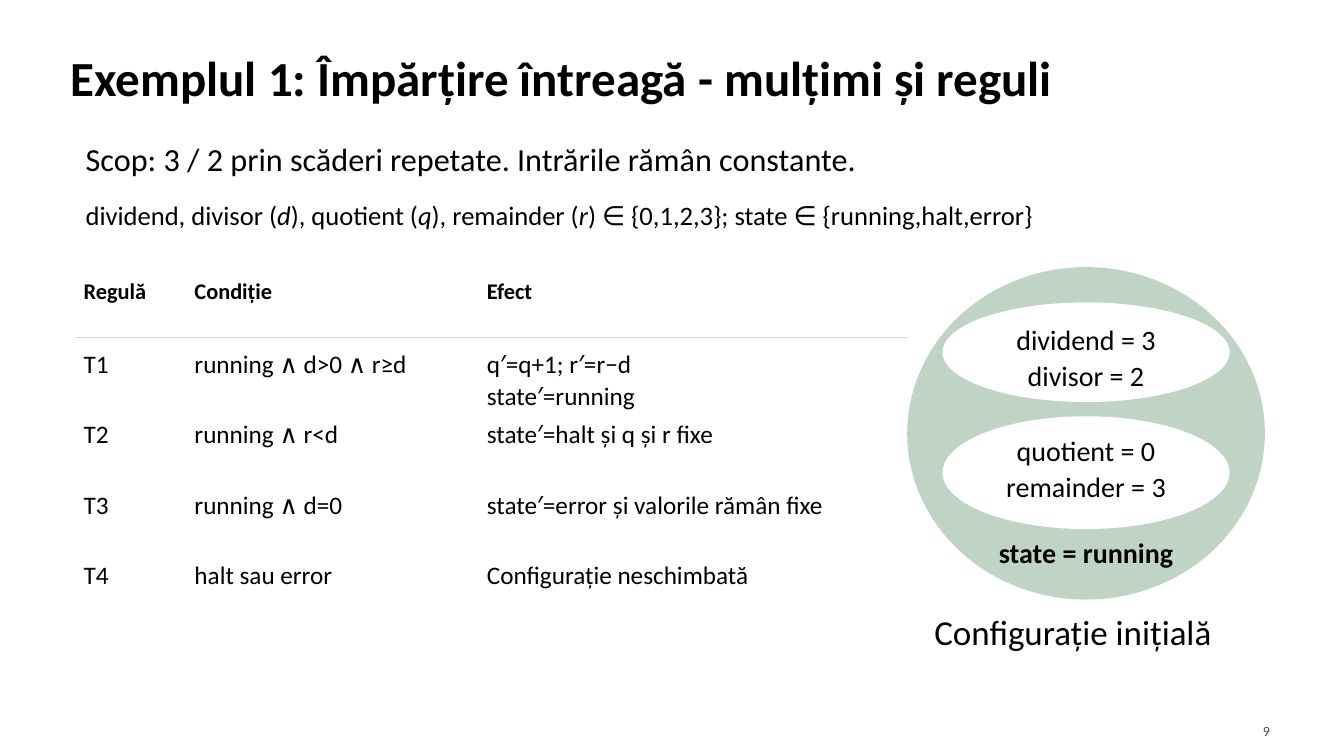
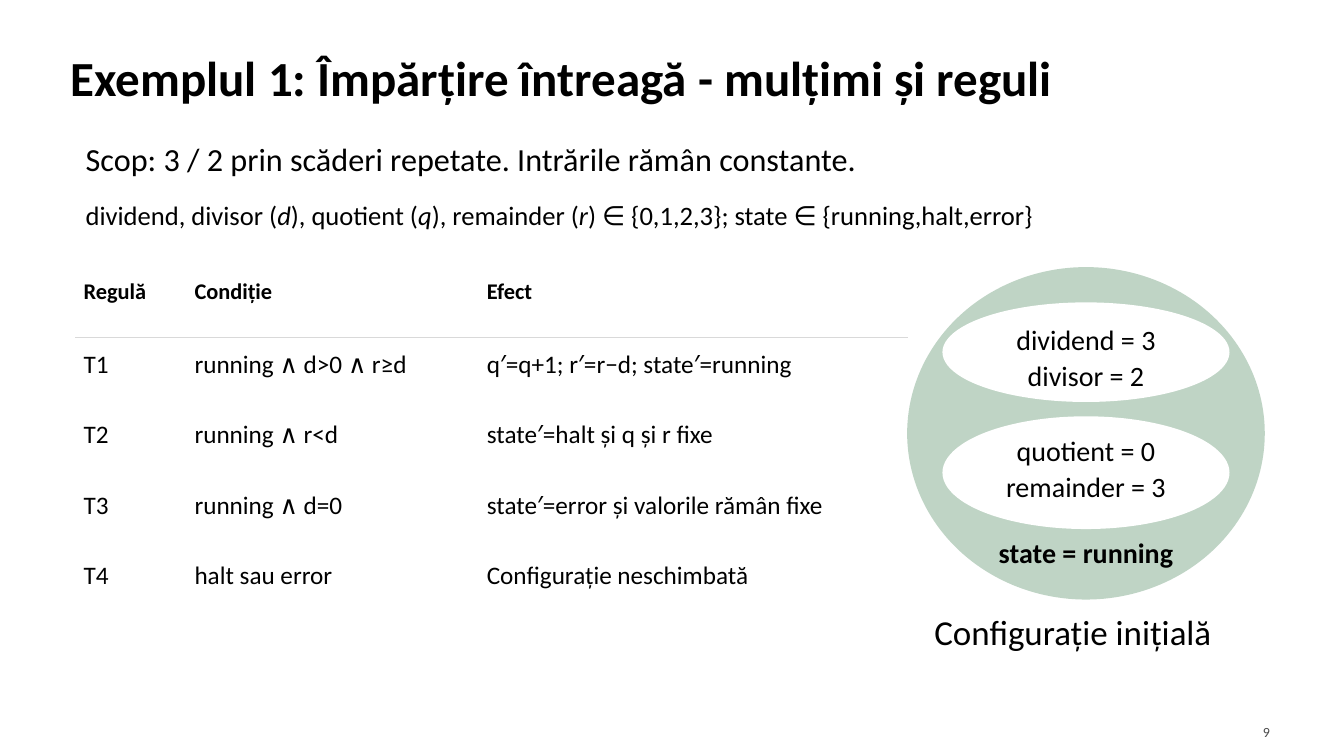
Before and after one commit to Andrei137/tss-nusmv-project, a slide deck: slide 9 of Model_checking_cu_NuSMV.pptx. Drawn at 1344x756 pixels with LibreOffice and Linux fonts; fonts in the diff are those of the drawing. Boxes give left, top, right and bottom in pixels: in the first picture for what was removed or moved away, otherwise in the second. Text is boxed around its words. In the diff, an @@ line names an element or a change of style, - is before the commit and + after.

Commit message:
wip

```diff
--- a/Model_checking_cu_NuSMV.pptx
+++ b/Model_checking_cu_NuSMV.pptx
@@ text at bbox=[487, 355, 792, 378]: text changed @@
-q′=q+1; r′=r−d
-state′=running
+q′=q+1; r′=r−d; state′=running
```
Also in this commit, not shown: 1 other slide changed, 2 slides added.
